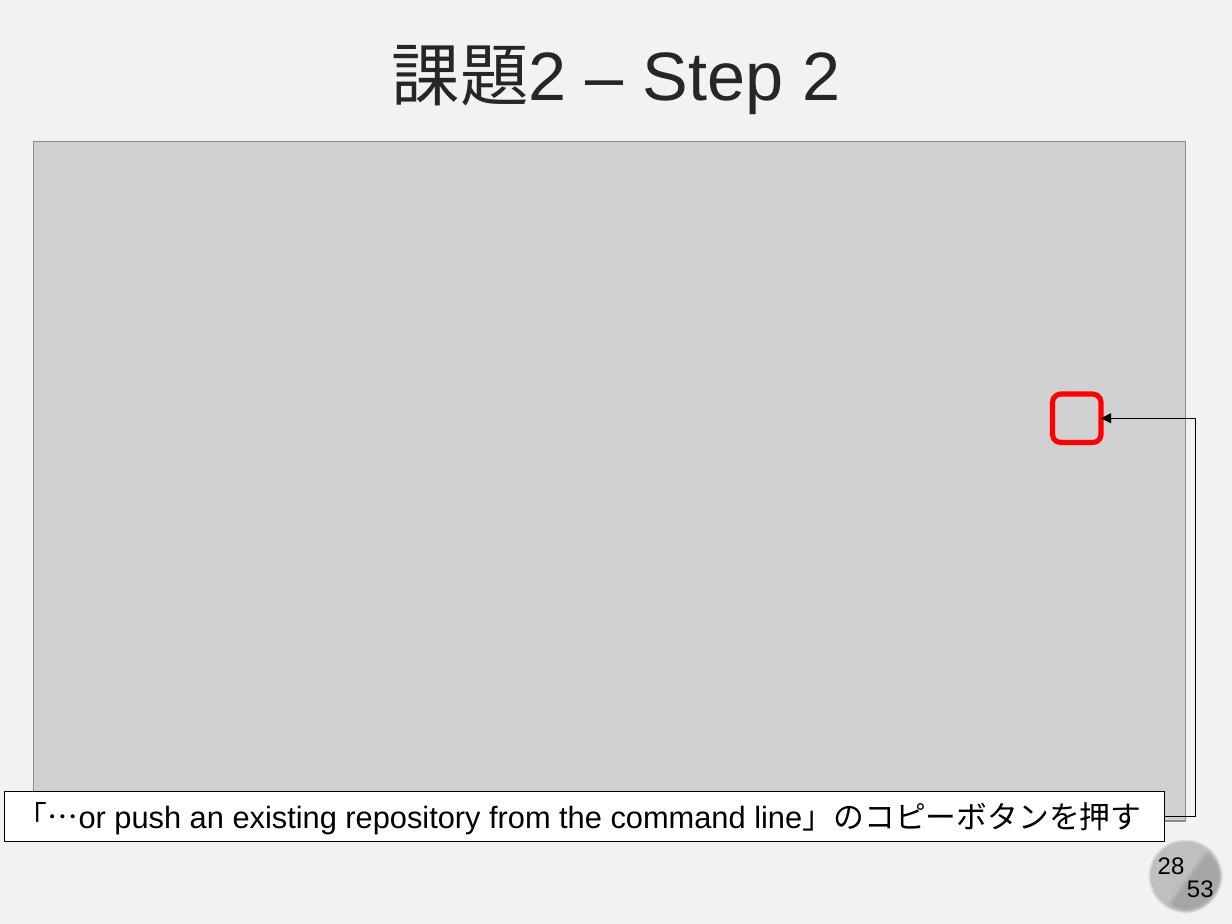
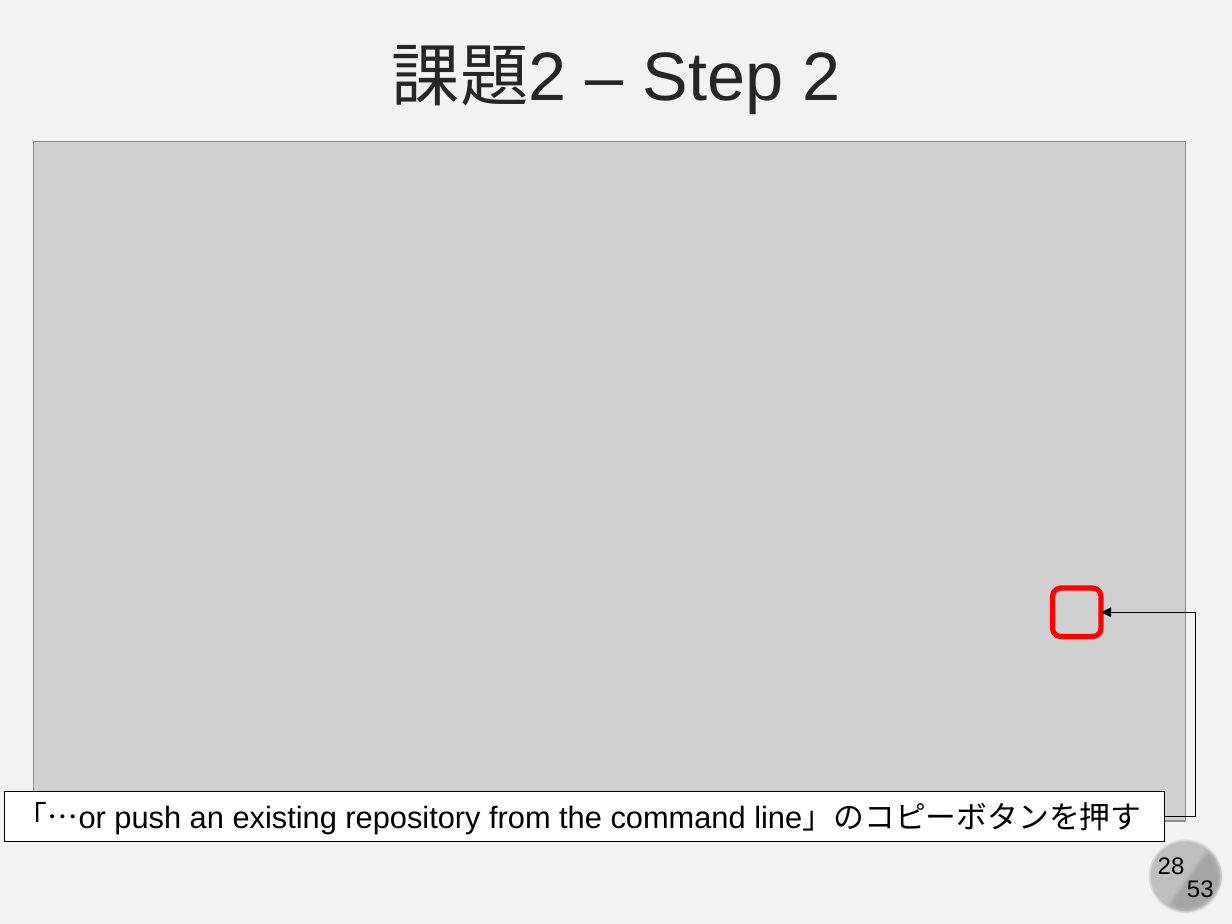
Before and after one commit to kaityo256/github, a slide deck: slide 28 of practice_github_basic/fig/slide.pptx. Drawn at 1232x924 pixels with LibreOffice and Linux fonts; fonts in the diff are those of the drawing; grey boxes stand for pictures. Boxes give left, top, right and bottom in pixels: in the first picture for what was removed or moved away, otherwise in the second. Text is boxed around its words. In the diff, an @@ line names an element or a change of style, - is before the commit and + after.

```diff
--- a/practice_github_basic/fig/slide.pptx
+++ b/practice_github_basic/fig/slide.pptx
@@ rounded rectangle: place and size @@
-rounded rectangle at bbox=[1052, 394, 1100, 442]
+rounded rectangle at bbox=[1052, 588, 1100, 636]
@@ elbow arrow moved from (1164, 817) - (1101, 419) to (1164, 817) - (1101, 612) @@
```
Also in this commit, not shown: 5 other slides changed, 1 other file.
